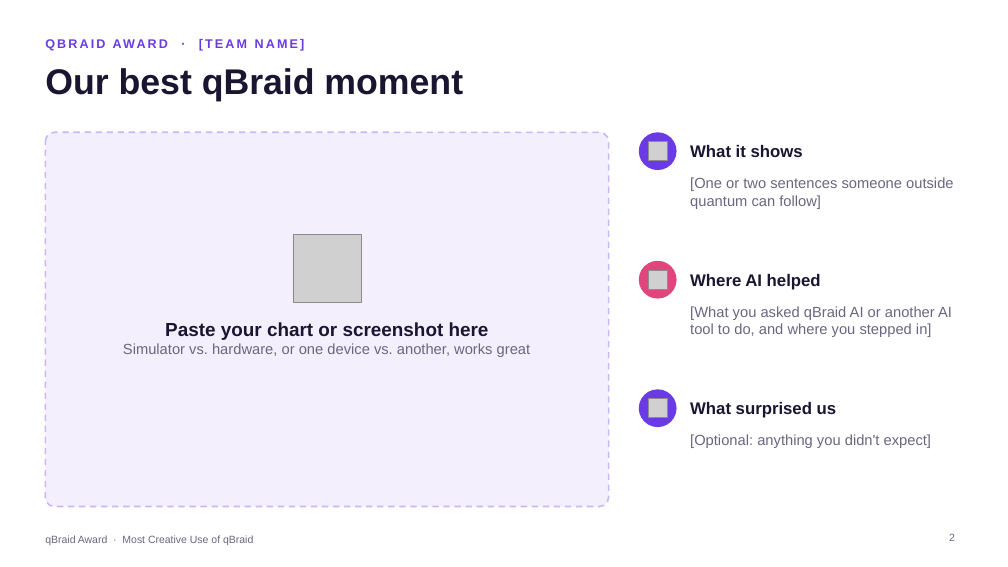
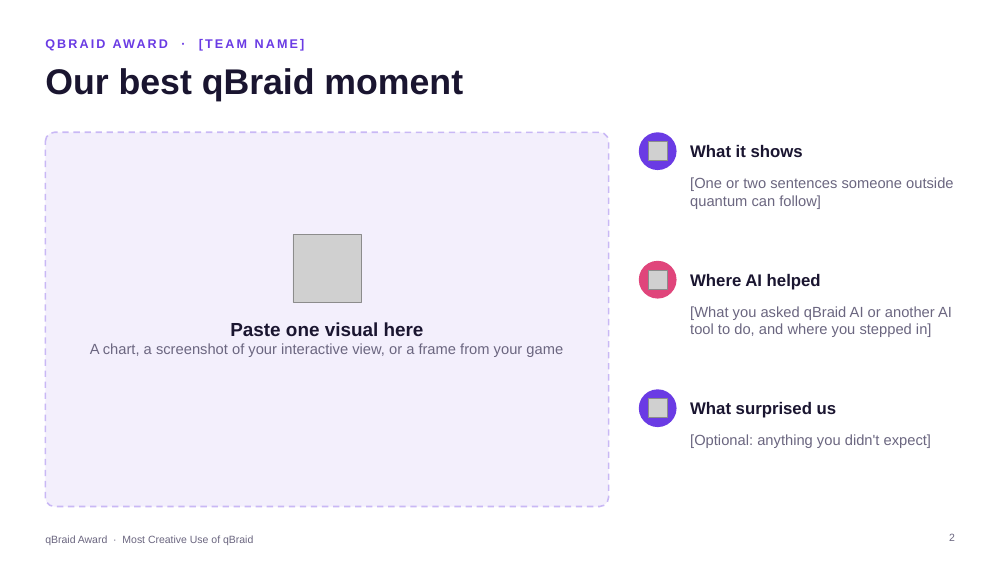
Before and after one commit to qBraid/qbraid-award, a slide deck: slide 2 of template/qbraid-award-template.pptx. Drawn at 1008x567 pixels with LibreOffice and Linux fonts; fonts in the diff are those of the drawing; grey boxes stand for pictures. Boxes give left, top, right and bottom in pixels: in the first picture for what was removed or moved away, otherwise in the second. Text is boxed around its words. In the diff, an @@ line names an element or a change of style, - is before the commit and + after.

```diff
--- a/template/qbraid-award-template.pptx
+++ b/template/qbraid-award-template.pptx
@@ text at [90,322,563,357]: text changed @@
-Paste your chart or screenshot here
-Simulator vs. hardware, or one device vs. another, works great
+Paste one visual here
+A chart, a screenshot of your interactive view, or a frame from your game
```
Also in this commit, not shown: 2 other slides changed, 8 other files.
